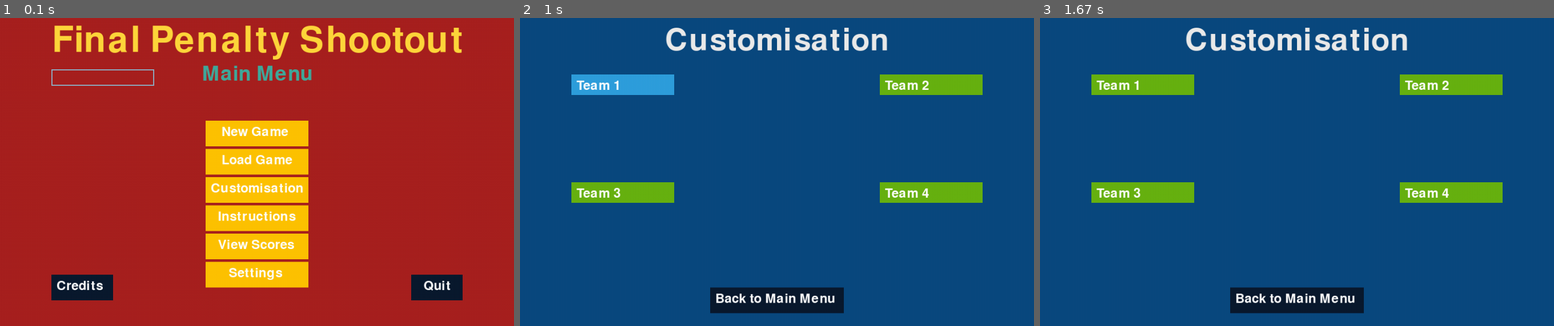
Above: before the commit, frames 1-3 (left to right).
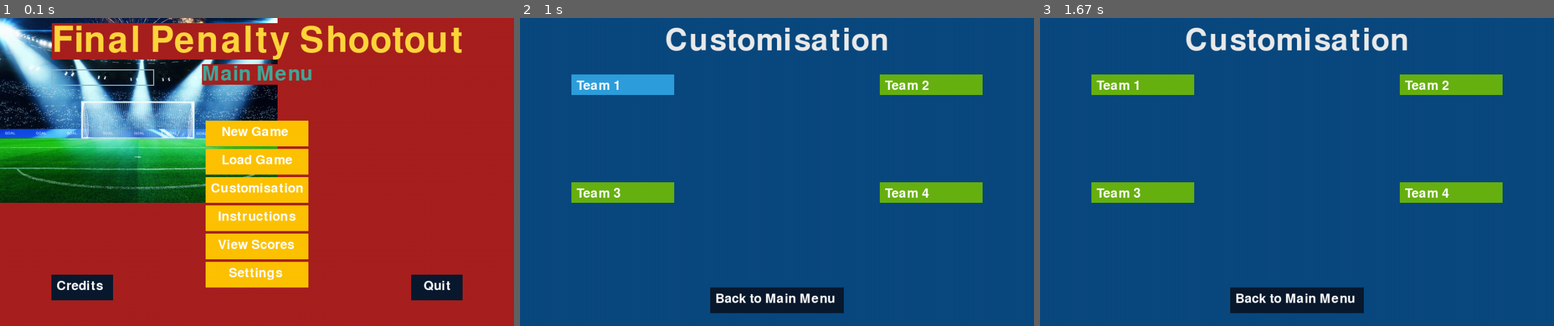
Above: after the commit, the same moments.

Repository: Jahmai-NW/sixth_form_programming
Game: pygame game, started from Football_Solution/project.py
Two runs of this game, one before a commit and one after it. Both use one fixed random seed, a clock stepped at 60 frames per second and the inputs below.
Inputs (mouse positions are in pixels of both pictures, inside the frame that each line leads up to):
- Up to frame 1 (0.1 s): no input
- Up to frame 2 (1 s): click (756, 184) at 0.38 s; click "Team 1" at 0.72 s
- Up to frame 3 (1.67 s): click (1137, 125) at 1.05 s

The runs differ from the first frame. In frame 1, 23% of the frame differs, in the area x 0-54%, y 0-60%; in frame 2, nothing differs; in frame 3, nothing differs.

Commit message:
attempt at bg image

Diff:
--- a/Football_Solution/project.py
+++ b/Football_Solution/project.py
@@ -8,6 +8,7 @@
 pygame.init() #initiates pygame module
 screen = pygame.display.set_mode((1000, 600)) #establishes the size of the screen to be displayed
 
+bgImage1 = pygame.image.load('sin pi.jpg')
 
 pygame.display.set_caption("Final Penalty Shootout") #establishes the text to be displayed as the caption of the screen
 
@@ -55,30 +56,30 @@
 
 newGameButton = ButtonCreation(400, 200, 200, 50, "   New Game", (255, 195, 0), (0, 128, 128)) #creates a new button object with the specified position (500, 300), size (400, 200), text "New Game", colour (0, 255, 0) and hover colour (0, 128, 128)
 
-loadGameButton = ButtonCreation(400, 255, 200, 50, "   Load Game", (255, 195, 0), (0, 128, 128))
-
-customisationButton = ButtonCreation(400, 310, 200, 50, "Customisation", (255, 195, 0), (0, 128, 128))
-
-instructionsButton = ButtonCreation(400, 365, 200, 50, "  Instructions", (255, 195, 0), (0, 128, 128))
-
-viewScoresButton = ButtonCreation(400, 420, 200, 50, "  View Scores", (255, 195, 0), (0, 128, 128))
-
-settingsButton = ButtonCreation(400, 475, 200, 50, "     Settings", (255, 195, 0), (0, 128, 128))
-
-quitButton = ButtonCreation(800, 500, 100, 50, "  Quit", (10, 26, 47), (212, 162, 0))
-
-backtoMainMenuButton = ButtonCreation(600, 525, 300, 50, "Back to Main Menu", (10, 26, 47), (212, 162, 0))
-custbacktoMainMenuButton = ButtonCreation(370, 525, 260, 50, "Back to Main Menu", (10, 26, 47), (212, 162, 0))
-
-creditsButton = ButtonCreation(100, 500, 120, 50, "Credits", (10, 26, 47), (212, 162, 0))
-
-team1CustomButton = ButtonCreation(100, 110, 200, 40, "Team 1", (104, 178, 17), (47, 159, 221))
-
-team2CustomButton = ButtonCreation(700, 110, 200, 40, "Team 2", (104, 178, 17), (47, 159, 221))
-
-team3CustomButton = ButtonCreation(100, 320, 200, 40, "Team 3", (104, 178, 17), (47, 159, 221))
-
-team4CustomButton = ButtonCreation(700, 320, 200, 40, "Team 4", (104, 178, 17), (47, 159, 221))
+loadGameButton = ButtonCreation(400, 255, 200, 50, "   Load Game", (255, 195, 0), (0, 128, 128)) #creates a new load game object
+
+customisationButton = ButtonCreation(400, 310, 200, 50, "Customisation", (255, 195, 0), (0, 128, 128)) #creates a new customisation object
+
+instructionsButton = ButtonCreation(400, 365, 200, 50, "  Instructions", (255, 195, 0), (0, 128, 128)) #creates a new instruction object
+
+viewScoresButton = ButtonCreation(400, 420, 200, 50, "  View Scores", (255, 195, 0), (0, 128, 128)) #creates a new viewScores object
+
+settingsButton = ButtonCreation(400, 475, 200, 50, "     Settings", (255, 195, 0), (0, 128, 128)) #creates a new settings object
+
+quitButton = ButtonCreation(800, 500, 100, 50, "  Quit", (10, 26, 47), (212, 162, 0)) #creates a new quit object
+
+backtoMainMenuButton = ButtonCreation(600, 525, 300, 50, "Back to Main Menu", (10, 26, 47), (212, 162, 0)) #creates a new backtoMainMenu object
+custbacktoMainMenuButton = ButtonCreation(370, 525, 260, 50, "Back to Main Menu", (10, 26, 47), (212, 162, 0))#creates a new custbacktoMainMenuButton object
+
+creditsButton = ButtonCreation(100, 500, 120, 50, "Credits", (10, 26, 47), (212, 162, 0)) #creates a quit object
+
+team1CustomButton = ButtonCreation(100, 110, 200, 40, "Team 1", (104, 178, 17), (47, 159, 221)) #creates a team1CustomButon object
+
+team2CustomButton = ButtonCreation(700, 110, 200, 40, "Team 2", (104, 178, 17), (47, 159, 221)) #creates a team2CustButton object
+
+team3CustomButton = ButtonCreation(100, 320, 200, 40, "Team 3", (104, 178, 17), (47, 159, 221)) #creates a team3CustButton object
+
+team4CustomButton = ButtonCreation(700, 320, 200, 40, "Team 4", (104, 178, 17), (47, 159, 221)) #creates a team4CustButton object
 
 
 
@@ -97,12 +98,13 @@
     # poll for events
     # pygame.QUIT event means the user clicked X to close your window
     for event in pygame.event.get():
-        handle_textbox_event(event)
+        handle_textbox_event(event) #accesses method from classes file
 
         if current_screen == "main_menu":
 
             # fill the screen with a color to wipe away anything from last frame
             screen.fill((168, 33, 32)) #fills the screen with a colour
+            screen.blit(bgImage1, (0,0))
 
 
             if event.type == pygame.QUIT:
Binary file added: Football_Solution/sin pi.jpg
